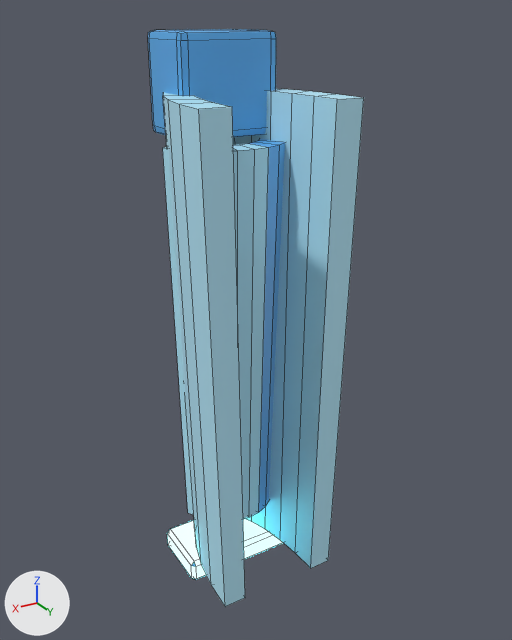
Renders of the Blender file viewer/assets/armor-parts/left_shin/source/left_shin.blend from each side of a commit.
Rendered twice from a 50 mm lens placed at (0.223, 0.396, 0.214), pointed at (-0.014, 0.0, 0.017). Every picture has the same lights, and +X, +Y and +Z are marked at lower left. The picture after the commit comes second. Mesh edges are drawn as thin lines.

In view in the first picture: 'armor_left_shin_v001'.
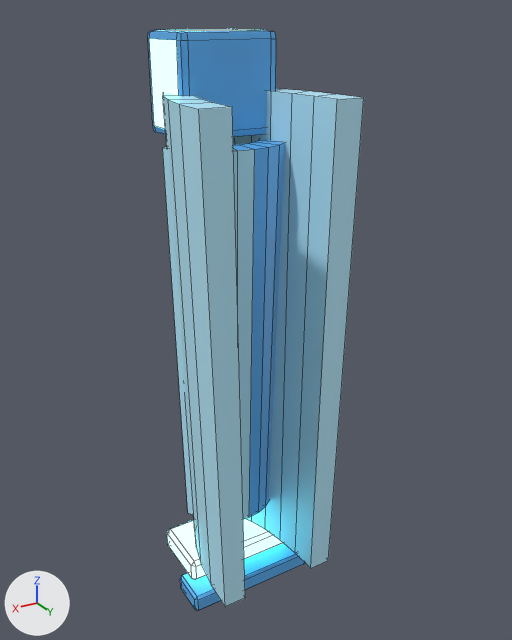
Location of each change, [x1, y1, x2, y2] in pixels of the pictures (512 x 640 px):
'armor_left_shin_v001', reshaped
    before: [148, 29, 364, 607]
    after: [148, 29, 364, 611]
part 1 of me_armor_left_shin_v001, added (blue)
    after: [180, 543, 305, 611]
part 2 of me_armor_left_shin_v001, recoloured (cyan to blue)
    both: [233, 144, 269, 517]
part 3 of me_armor_left_shin_v001, recoloured
    both: [149, 29, 247, 579]

What the commit changed:
me_armor_left_shin_v001 is used by ob_armor_left_shin_v001; location (0.0, 0.0, 0.0).
me_armor_left_shin_v001 had 208 vertices, 206 faces and spanned x -0.054..0.054, y -0.057..0.057, z -0.191..0.206.
me_armor_left_shin_v001 now has 232 vertices, 232 faces and spans x -0.054..0.054, y -0.057..0.057, z -0.205..0.206.
me_armor_left_shin_v001 part 1: the loose piece of 24 vertices spanning x -0.045..0.045, y -0.045..0.005, z -0.191..-0.173 is copied, and the copy is scaled about its middle by (1.15, 0.594, 0.804), then moved by (0.0, 0.026, -0.016), in mat_armor_accent (blue #5cb0f1); it spans x -0.051..0.051, y -0.009..0.021, z -0.205..-0.191.
me_armor_left_shin_v001 part 2: 6 faces spanning x -0.011..0.011, y -0.003..0.023, z -0.14..0.14 switch from mat_armor_base_surface (cyan #b9edff) to mat_armor_accent (blue #5cb0f1).
me_armor_left_shin_v001 part 3: 12 faces spanning x -0.045..0.045, y -0.05..0.005, z -0.191..0.206 switch from mat_armor_accent (blue #5cb0f1) to mat_armor_emissive (cyan #76f4ff, glowing cyan #76f4ff).
